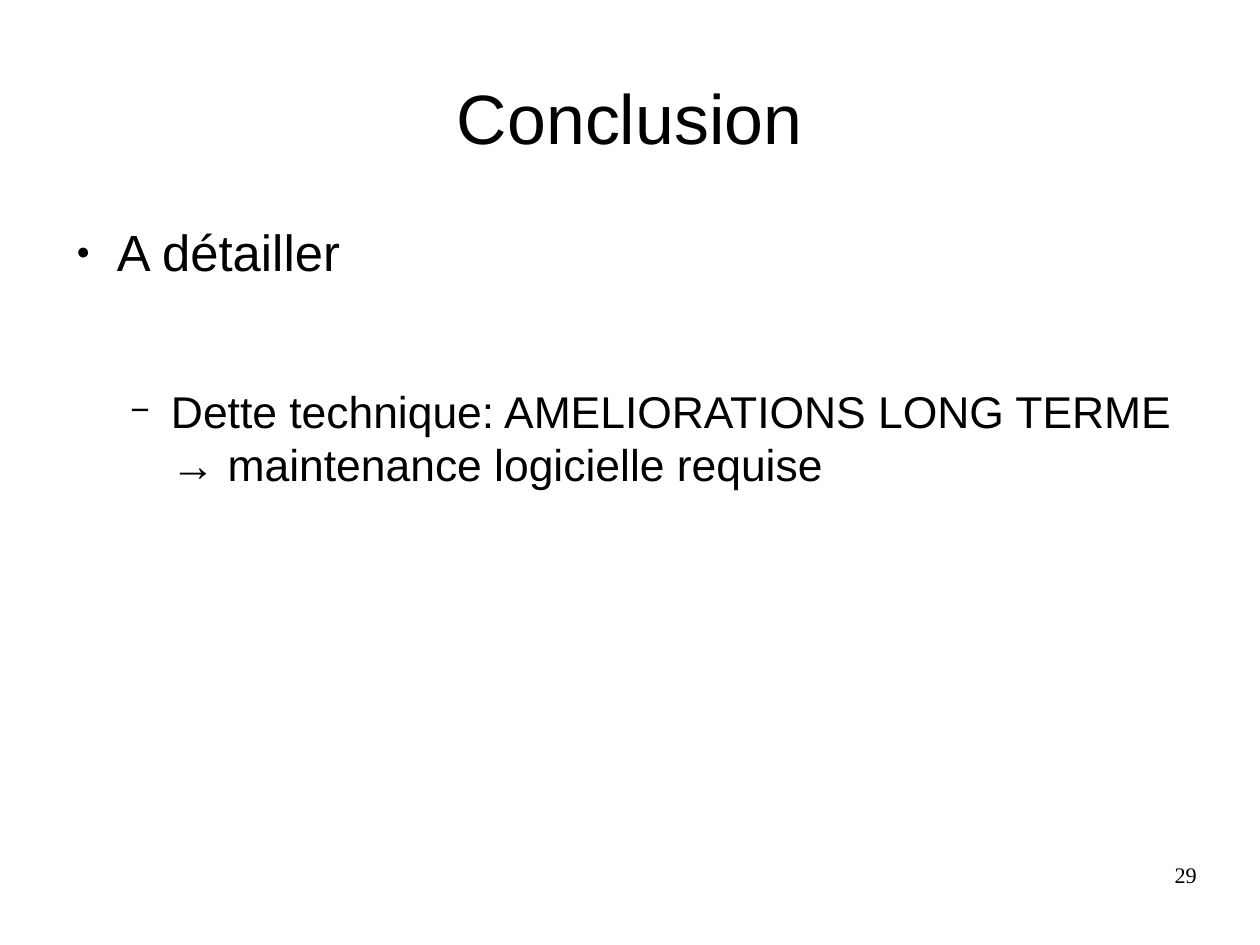
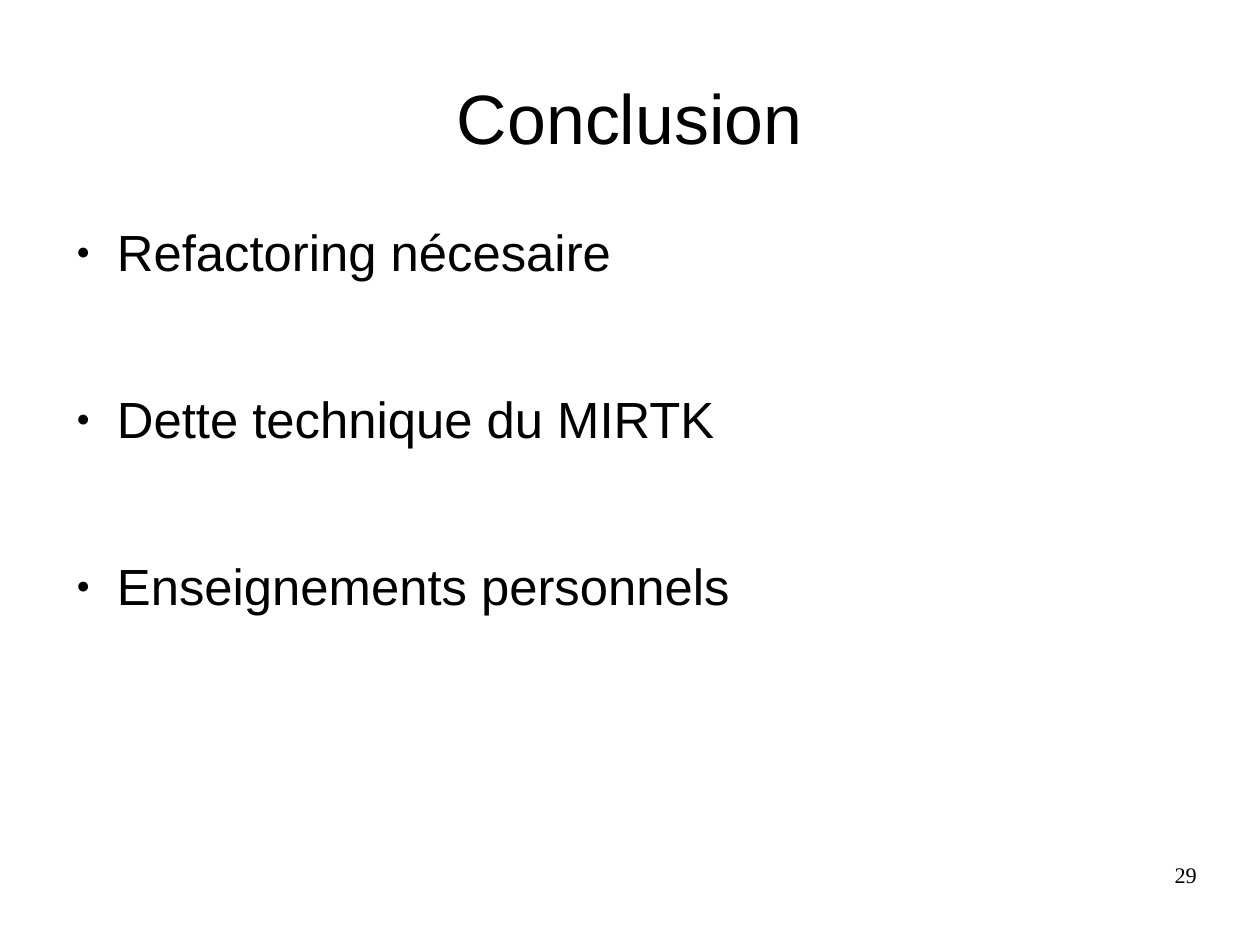
Before and after one commit to piatf/Report-2016-interniship-BioMedIA, a slide deck: slide 29 of presentation.odp. Drawn at 1260x945 pixels with LibreOffice and Linux fonts; fonts in the diff are those of the drawing. Boxes give left, top, right and bottom in pixels: in the first picture for what was removed or moved away, otherwise in the second. Text is boxed around its words. In the diff, an @@ line names an element or a change of style, - is before the commit and + after.

Commit message:
Adds contents to conclusion slide

```diff
--- a/presentation.odp
+++ b/presentation.odp
@@ text at <box>117,233,729,616</box>: text changed; size 28 to 32 pt @@
-● A détailler
-  − Dette technique: AMELIORATIONS LONG TERME → maintenance logicielle requise
+● Refactoring nécesaire
+● Dette technique du MIRTK
+● Enseignements personnels
```
Also in this commit, not shown: 2 other slides changed.
